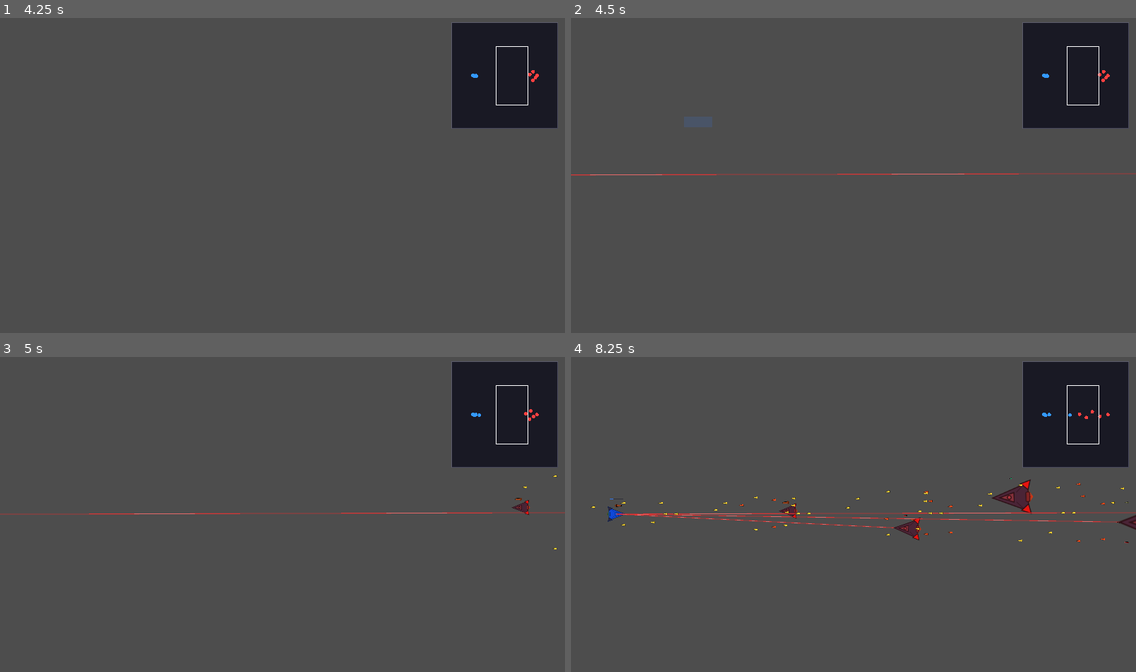
Above: before the commit, frames 1-4 (two rows, left to right).
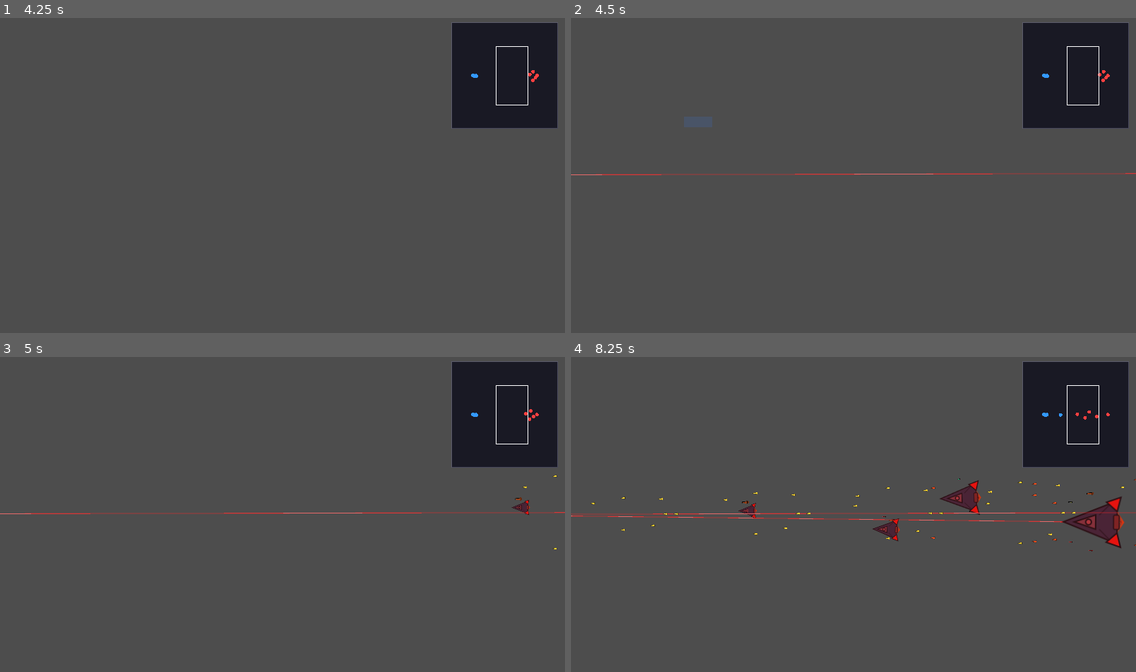
Above: after the commit, the same moments.

Repository: ZhanXuzhao/SpaceRTS
Game: Godot game, scene res://scenes/main.tscn
The game is run twice, just before and just after one commit, with the same random seed, the same clock (stepped at 60 frames per second) and the same inputs.
Inputs (mouse positions are in pixels of both pictures, inside the frame that each line leads up to):
- Up to frame 1 (4.25 s): tap Enter at 0.5 s; move the mouse to (406, 159) at 0.52 s; hold W 0.53-1.25 s; tap R at 0.6 s; click (406, 159) at 0.67 s; tap Space at 1.25 s; drag from (169, 191) to (254, 238) at 1.27 s; move the mouse to (339, 106) at 2.02 s; hold W 2.03-2.75 s; tap H at 2.1 s; click (339, 106) at 2.17 s; drag from (254, 238) to (113, 128) at 2.77 s; move the mouse to (452, 222) at 3.52 s; hold A from 3.53 s (still down); tap Z at 3.6 s; click (452, 222) at 3.67 s
- Up to frame 2 (4.5 s): release A at 4.25 s; tap Enter at 4.25 s; drag from (684, 128) to (768, 93) at 4.27 s
- Up to frame 3 (5 s): no input
- Up to frame 4 (8.25 s): move the mouse to (881, 514) at 5.02 s; hold A 5.03-5.75 s; tap C at 5.1 s; click (881, 514) at 5.17 s; drag from (768, 432) to (887, 486) at 5.77 s; move the mouse to (977, 498) at 6.52 s; hold W 6.53-7.25 s; tap 0 at 6.6 s; click (977, 498) at 6.67 s; drag from (740, 530) to (898, 492) at 7.27 s; move the mouse to (910, 445) at 8.02 s; hold A from 8.03 s (still down); hold Shift from 8.03 s (still down); click (910, 445) at 8.17 s

Frame 1 is identical in both runs. In frame 2, 0.2% of the frame differs, in the area x 0-100%, y 49-51%; in frame 3, 0.4%; in frame 4, 3.3%, in the area x 0-100%, y 16-62%.

Commit message:
fix: 边缘滚动取消F跟随 + 激光脉冲攻击1s休2s(3次/s)

Diff:
--- a/scripts/game_config.gd
+++ b/scripts/game_config.gd
@@ -27,10 +27,10 @@
 const BULLET_HP := 2.0
 
 # ===== 导弹 =====
-const MISSILE_DAMAGE := 25.0
+const MISSILE_DAMAGE := 50.0
 const MISSILE_RANGE := 1000.0
 const MISSILE_COOLDOWN := 1.2
-const MISSILE_MAX_SPEED := 600.0
+const MISSILE_MAX_SPEED := 400.0
 const MISSILE_ACCELERATION := 500.0
 const MISSILE_MASS := 2.0
 const MISSILE_SIZE := 6.0
--- a/scripts/main.gd
+++ b/scripts/main.gd
@@ -162,16 +162,24 @@
 	var mouse_pos = get_viewport().get_mouse_position()
 	var edge_size := 30
 	var scroll_speed: float = CFG.SCROLL_SPEED * delta / _camera.zoom.x
+	var scrolled := false
 
 	if mouse_pos.x < edge_size:
 		_camera.global_position.x -= scroll_speed
+		scrolled = true
 	elif mouse_pos.x > viewport_size.x - edge_size:
 		_camera.global_position.x += scroll_speed
+		scrolled = true
 
 	if mouse_pos.y < edge_size:
 		_camera.global_position.y -= scroll_speed
+		scrolled = true
 	elif mouse_pos.y > viewport_size.y - edge_size:
 		_camera.global_position.y += scroll_speed
+		scrolled = true
+
+	if scrolled:
+		_follow_unit = null
 
 
 func _check_game_over() -> void:
--- a/scripts/unit.gd
+++ b/scripts/unit.gd
@@ -35,6 +35,9 @@
 const SKILL_CD: float = 12.0
 const SKILL_DURATION: float = 10.0
 
+# ----- 激光脉冲（攻击1s / 休息2s）-----
+var _laser_cycle_timer: float = 1.0  # 初始立即攻击
+
 ## 尺寸倍率 (×1.5^_tier)
 var _size_mult: float = 1.0
 ## 缩放后的槽位偏移
@@ -228,15 +231,32 @@
 
 
 func _update_combat(delta: float) -> void:
+	# 激光脉冲周期
+	_laser_cycle_timer -= delta
+	var laser_on = _laser_cycle_timer > 0
+	if _laser_cycle_timer <= -2.0:
+		_laser_cycle_timer = 1.0  # 休息结束，开始攻击
+	elif _laser_cycle_timer <= 0 and _laser_cycle_timer > -2.0:
+		pass  # 休息中
+
 	var max_range = _get_max_range()
 	if _current_target != null and max_range > 0:
 		var dist = global_position.distance_to(_current_target.global_position)
 		if dist <= max_range:
 			for i in range(slot_count):
 				var w = _slot_weapons[i]
-				if w != null and dist <= w.range * _weapon_range_mult and _slot_cooldowns[i] <= 0.0:
+				if w == null:
+					continue
+				# 激光武器受脉冲周期控制
+				if w.weapon_type == Weapon.WeaponType.LASER and not laser_on:
+					continue
+				if dist <= w.range * _weapon_range_mult and _slot_cooldowns[i] <= 0.0:
 					_fire_slot(i, _current_target)
-					_slot_cooldowns[i] = w.cooldown
+					# 激光攻速固定 3次/秒，其他武器用各自冷却
+					if w.weapon_type == Weapon.WeaponType.LASER:
+						_slot_cooldowns[i] = 1.0 / 3.0
+					else:
+						_slot_cooldowns[i] = w.cooldown
 
 
 func _update_chase() -> void:
